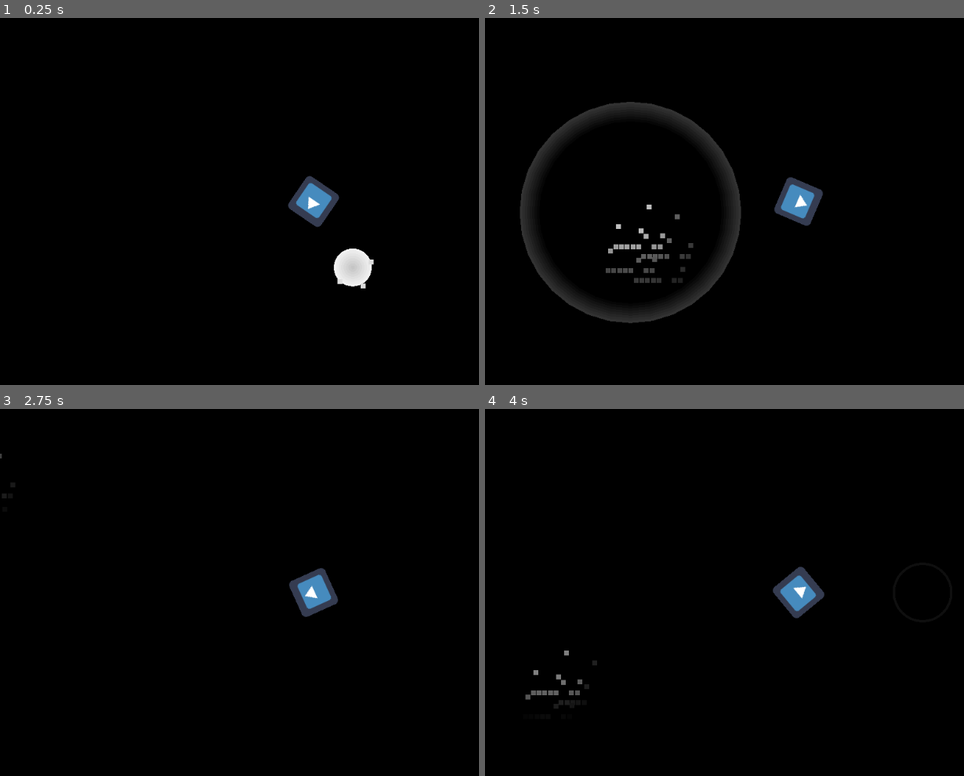
Above: before the commit, frames 1-4 (two rows, left to right).
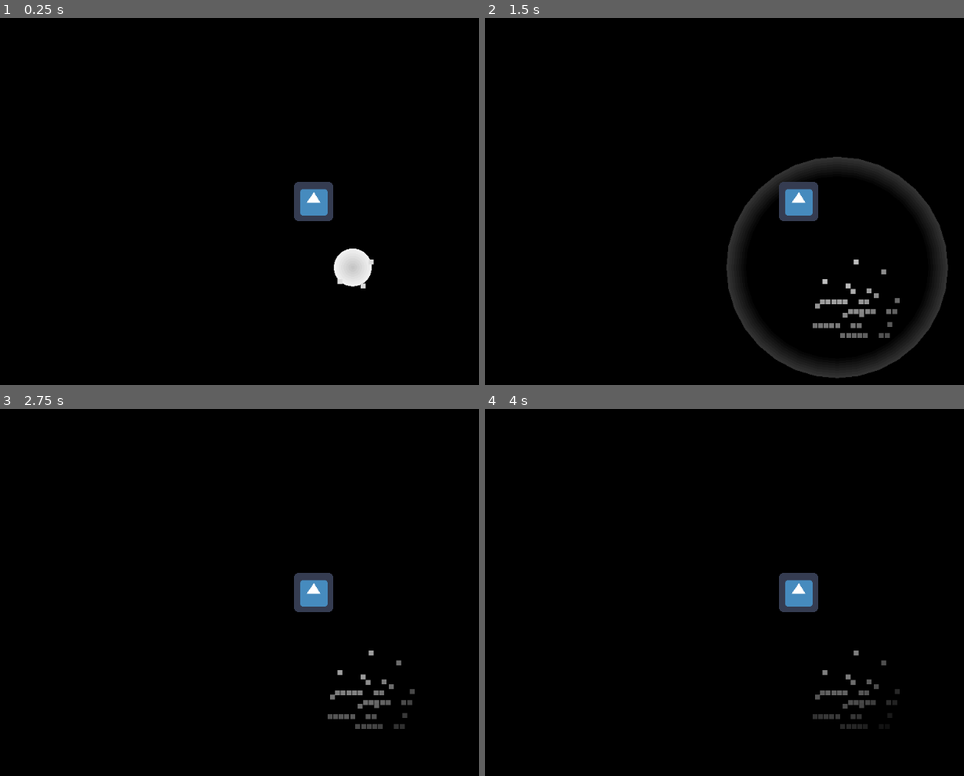
Above: after the commit, the same moments.

Repository: vodpox/ggj2018
Game: Godot game, scene res://Scenes/Main.tscn
Same seed, same stepped clock (60 frames per second), same inputs: the game is played once before the commit and once after it. The engine's default icon, where the game draws it, is replaced by a stand-in: a white triangle on a blue panel in a dark square.
Inputs (mouse positions are in pixels of both pictures, inside the frame that each line leads up to):
- Up to frame 1 (0.25 s): no input
- Up to frame 2 (1.5 s): move the mouse to (935, 183) at 0.52 s; press the mouse at (935, 183) at 0.53 s; hold Right (ui_right) 0.53-1.28 s; move the mouse to (671, 219) at 1.27 s; release the mouse at (671, 219) at 1.28 s; hold Down (ui_down) from 1.28 s (still down); click (671, 219) at 1.35 s
- Up to frame 3 (2.75 s): move the mouse to (378, 511) at 2.02 s; release Down (ui_down) at 2.03 s; press the mouse at (378, 511) at 2.03 s; hold Right (ui_right) from 2.03 s (still down)
- Up to frame 4 (4 s): move the mouse to (767, 665) at 2.77 s; release Right (ui_right) at 2.78 s; release the mouse at (767, 665) at 2.78 s; hold Up (ui_up) 2.78-3.53 s; click (767, 665) at 2.85 s; move the mouse to (outside the picture) at 3.52 s; press the mouse at (outside the picture) at 3.53 s; hold Left (ui_left) from 3.53 s (still down)

The runs differ from the first frame. In frame 1, 0.5% of the frame differs, in the area x 60-71%, y 42-58%; in frame 2, 10%, in the area x 7-97%, y 22-99%; in frame 3, 1.1%; in frame 4, 1.3%.

Commit message:
player fix

Diff:
--- a/Scenes/Player.tscn
+++ b/Scenes/Player.tscn
@@ -1,8 +1,6 @@
-[gd_scene load_steps=5 format=2]
+[gd_scene load_steps=3 format=2]
 
-[ext_resource path="res://Scenes/Player.gd" type="Script" id=1]
-[ext_resource path="res://Scenes/SoundWaveBasic.tscn" type="PackedScene" id=2]
-[ext_resource path="res://icon.png" type="Texture" id=3]
+[ext_resource path="res://icon.png" type="Texture" id=1]
 
 [sub_resource type="CircleShape2D" id=1]
 
@@ -16,13 +14,7 @@
 collision_layer = 2
 collision_mask = 2
 collision/safe_margin = 0.08
-script = ExtResource( 1 )
 _sections_unfolded = [ "Collision", "collision" ]
-speed = 450
-maxHealth = 1
-soundWave = ExtResource( 2 )
-shootVolume = 50
-hitVolume = 25
 
 [node name="Camera2D" type="Camera2D" parent="." index="0"]
 
Not shown: 1 places in Scenes/Player.tscn that only renumber resources
